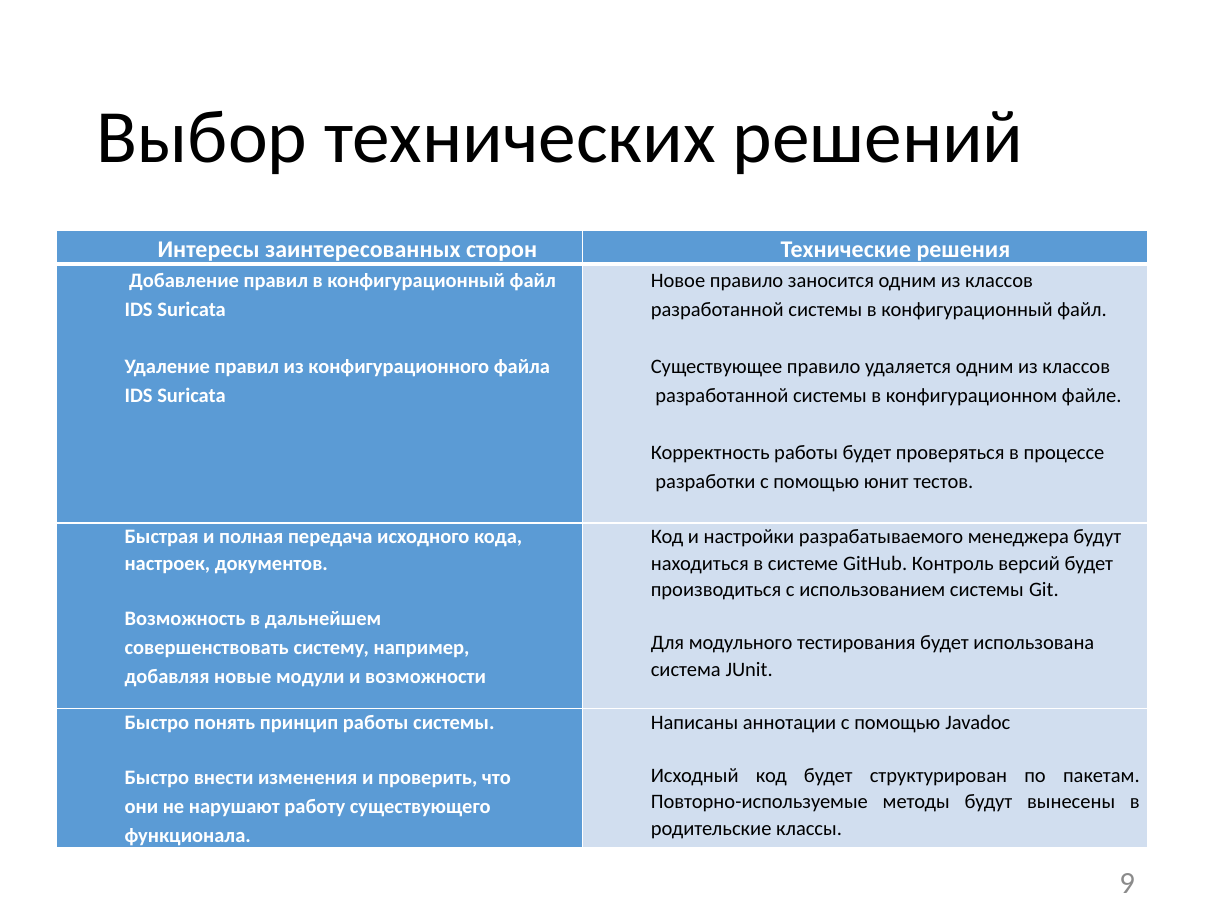
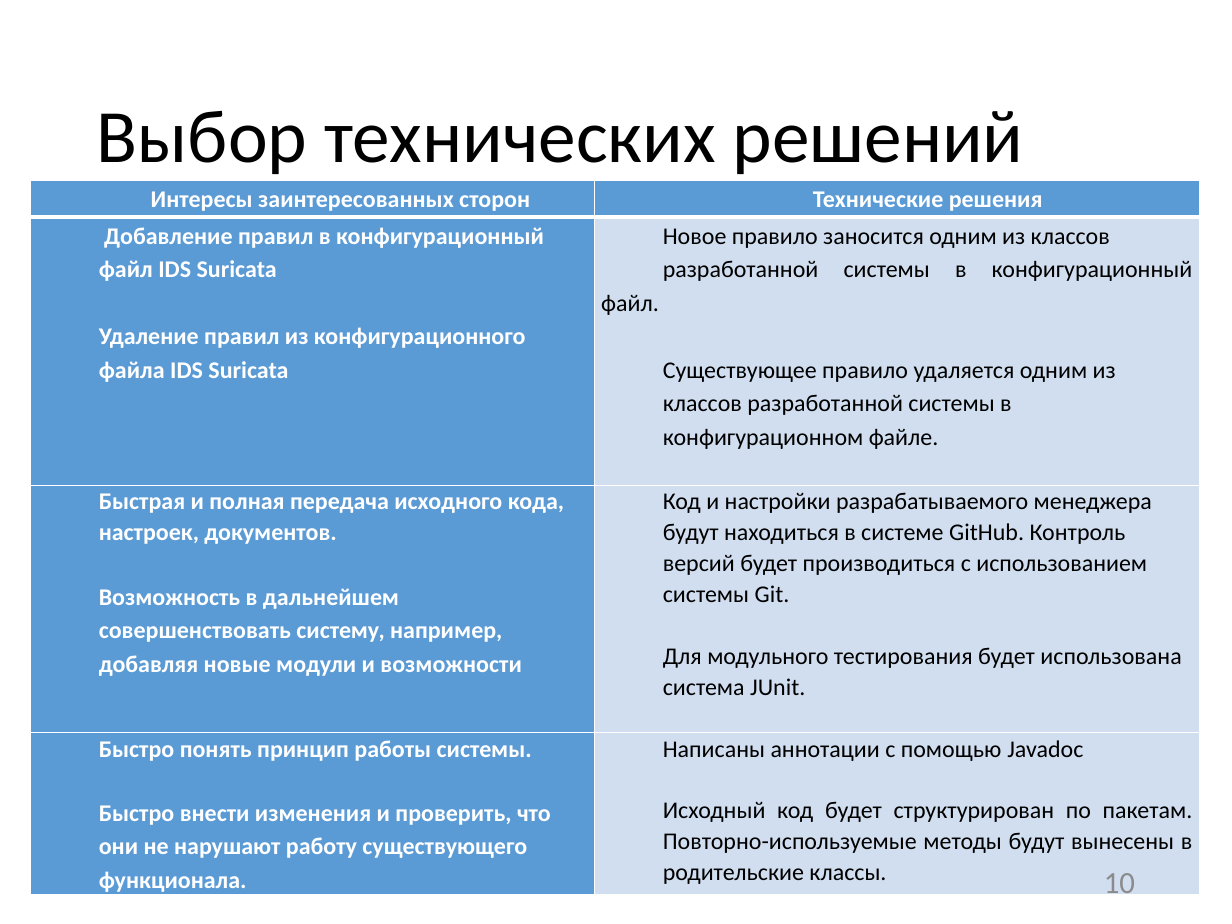
Before and after one commit to benhe119/SuricataSettingsManager, a slide deck: slide 10 of Презентация.pptx (slide 9 before the commit). Drawn at 1232x924 pixels with LibreOffice and Linux fonts; fonts in the diff are those of the drawing. Boxes give left, top, right and bottom in pixels: in the first picture for what was removed or moved away, otherwise in the second. Text is boxed around its words. In the diff, an @@ line names an element or a change of style, - is before the commit and + after.

```diff
--- a/Презентация.pptx
+++ b/Презентация.pptx
@@ table at (x1=31, y1=180, x2=1200, y2=899) @@
-row 2, column 2: Новое правило заносится одним из классов / разработанной системы в конфигурационный файл. / Существующее правило удаляется одним из классов / разработанной системы в конфигурационном файле. / Корректность работы будет проверяться в процессе / разработки с помощью юнит тестов.
+row 2, column 2: Новое правило заносится одним из классов / разработанной системы в конфигурационный файл. / Существующее правило удаляется одним из / классов разработанной системы в / конфигурационном файле.
@@ size 12 to 14 pt in "Добавление правил в конфигурационный файл IDS Suricata", "Удаление правил из конфигурационного файла IDS Suricata", "Быстрая и полная передача исходного кода, настроек, ...", "Возможность в дальнейшем" and 10 more places @@
@@ table resized from (x1=57, y1=230, x2=1148, y2=852) to (x1=31, y1=180, x2=1200, y2=899) @@
@@ page number at (x1=1104, y1=873, x2=1135, y2=901): text changed @@
-9
+10
```
Also in this commit, not shown: 8 other slides changed, 1 slide added, 1 slide removed.
